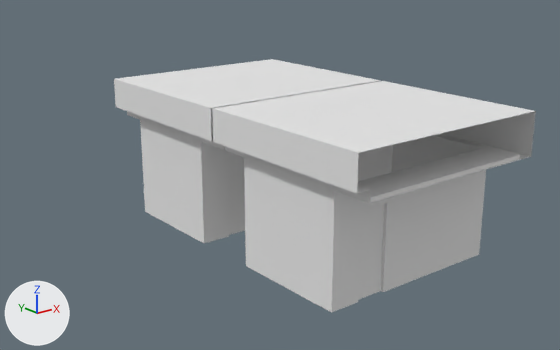
Before and after pictures for a commit that changed the Blender file Utils/Modelos/Banheiro_plataforma_superior.blend.
Both versions are drawn from a camera (50 mm lens) standing at (-14.29, -28.18, 7.58) and looking at (-0.85, -11.38, 0.85). The axes (+X, +Y, +Z) are drawn at lower left. The lights are the same throughout.
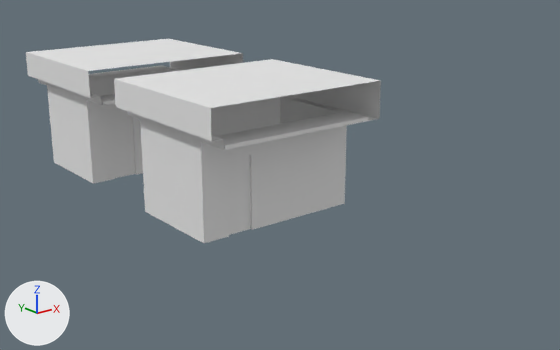
Changed parts and their boxes (x1, y1, x2, y2) in the pictures (560 x 350 px):
'Plane.001', moved: before (212, 81, 536, 312); after (26, 39, 243, 183)

The change, as a diff of the scene's bpy script:
```diff
--- a/Utils/Modelos/Banheiro_plataforma_superior.blend.py
+++ b/Utils/Modelos/Banheiro_plataforma_superior.blend.py
@@ ob_plane_001 @@
 ob_plane_001 = bpy.data.objects.new('Plane.001', me_plane_002)
-ob_plane_001.location = (-1.84, -15.84, 2.64)
+ob_plane_001.location = (-1.84, -4.55, 2.64)
```
